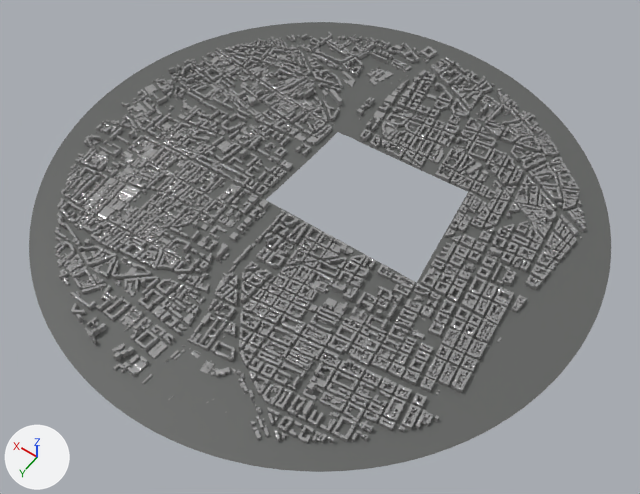
Two versions of the glTF model batis_2018.glb, one commit apart.
Rendered twice from a 50 mm camera at (-1957.0, 2742.0, 3888.0) aimed at (-125.0, 177.0, -143.0). The axes (+X, +Y, +Z) are drawn at lower left. The lights are the same throughout. The first picture is the older version. Where no turn or scale is listed for an object, it has been applied to the vertices.

Objects in the first picture: 'Batis2018_-1_-1', 'Batis2018_-1_-2', 'Batis2018_-2_-1', 'Batis2018_-2_-2', 'Batis2018_-2_-3', 'Batis2018_-2_1', 'Batis2018_-3_-1', 'Batis2018_0_-2', 'Batis2018_0_-3', 'Batis2018_1_-1', 'Batis2018_1_-2', 'Batis2018_Sol' and 24 more.
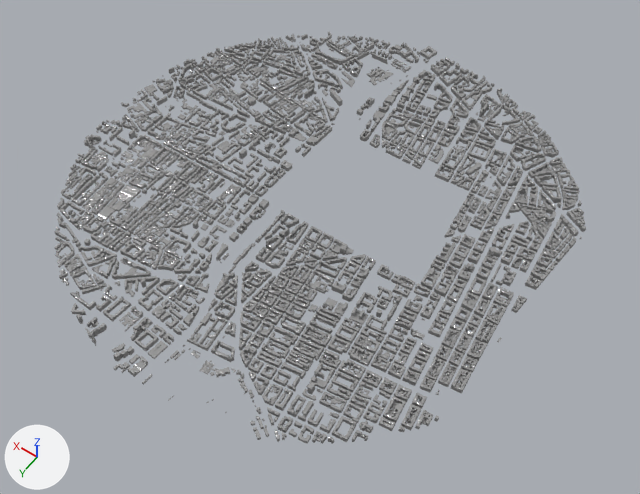
Where the change shows, as pixel boxes (x1, y1, x2, y2) in the pictures (640 x 494 px):
```json
{"object": "Batis2018_Sol", "change": "deleted", "before": [29, 22, 611, 472]}
```

The change, as JSON lines over the scene's bpy script:
```json
{"op": "remove", "block": "ob_batis2018_sol", "code": ["ob_batis2018_sol = bpy.data.objects.new('Batis2018_Sol', me_batis2018_sol)", "ob_batis2018_sol.location = (0.0, 0.0, -2.0)"]}
```
